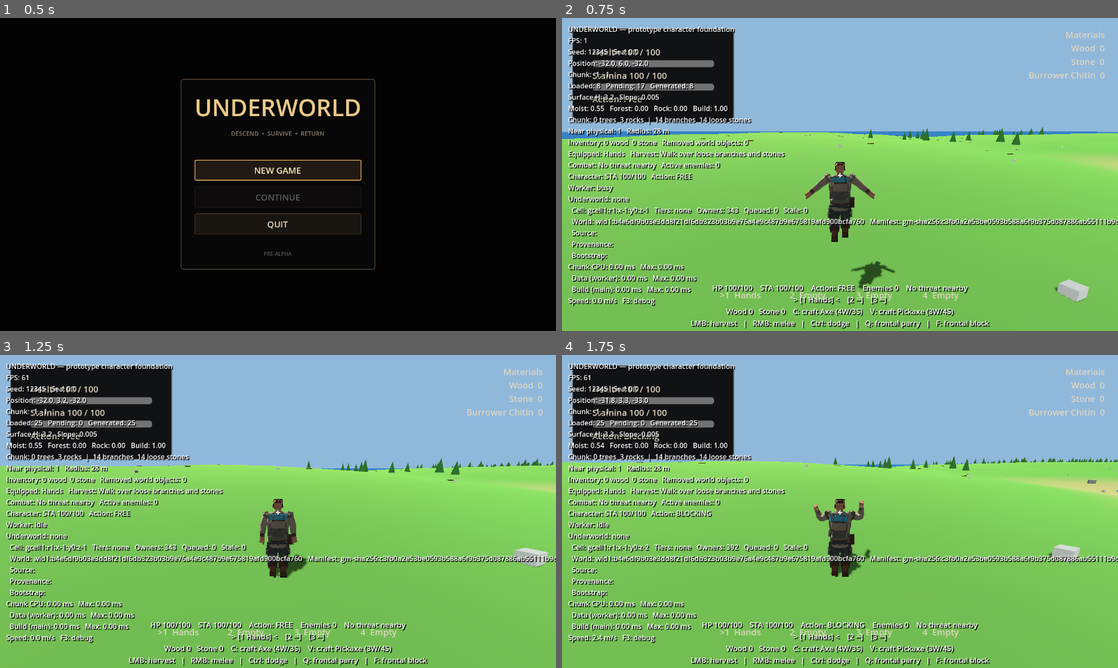
Above: before the commit, frames 1-4 (two rows, left to right).
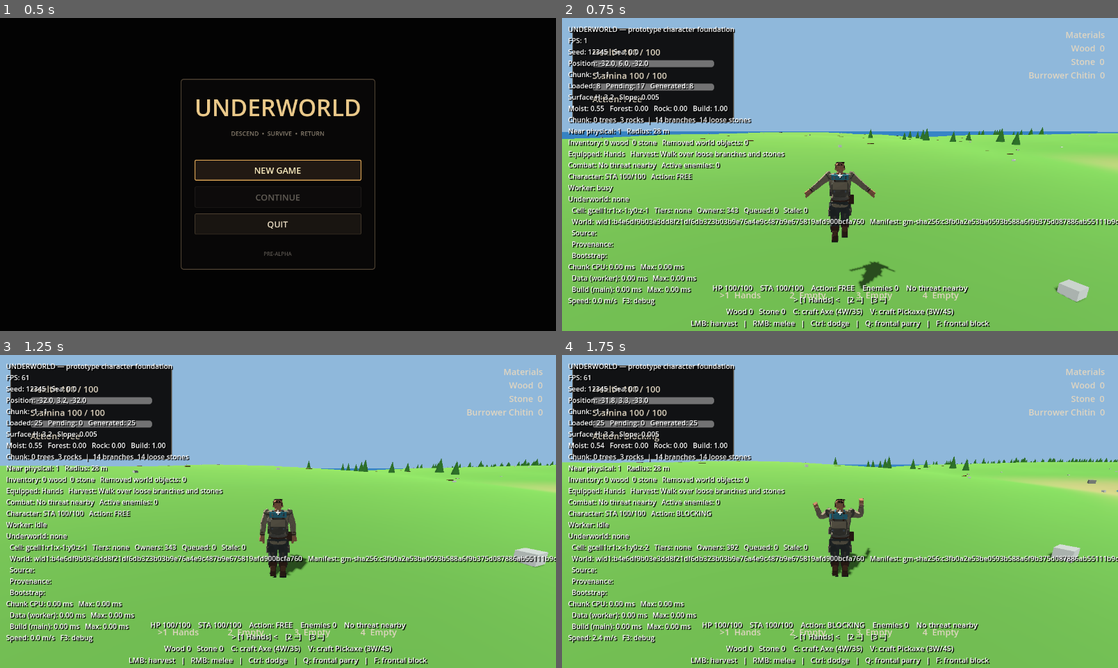
Above: after the commit, the same moments.

Repository: KevinRabbe/underworld
Game: Godot game, scene res://app/app_root.tscn
Two runs of this game, one before a commit and one after it. Both use one fixed random seed, a clock stepped at 60 frames per second and the inputs below.
Inputs (mouse positions are in pixels of both pictures, inside the frame that each line leads up to):
- Up to frame 1 (0.5 s): no input
- Up to frame 2 (0.75 s): click "NEW GAME" at 0.5 s
- Up to frame 3 (1.25 s): no input
- Up to frame 4 (1.75 s): tap Enter at 1.25 s; move the mouse to (867, 511) at 1.27 s; hold W (move_forward) from 1.28 s (still down); hold F (block) from 1.28 s (still down); click (867, 511) at 1.42 s; tap Space (jump) at 1.52 s

Frame 1 is identical in both runs. In frame 2, 0.5% of the frame differs, in the area x 43-60%, y 46-87%; in frame 3, 0.4%; in frame 4, 0.5%.

Commit message:
CHAR-PRESENT-001: converge body proportions on reference

Diff:
--- a/presentation/characters/faceted/faceted_humanoid_body_profile.gd
+++ b/presentation/characters/faceted/faceted_humanoid_body_profile.gd
@@ -10,23 +10,27 @@
 @export var profile_id: String = ""
 @export var revision: int = CONTRACT_REVISION
 @export var height: float = 1.80
-@export var shoulder_width: float = 0.58
-@export var chest_width: float = 0.48
-@export var chest_depth: float = 0.30
-@export var waist_width: float = 0.38
-@export var pelvis_width: float = 0.42
-@export var thigh_diameter: float = 0.20
-@export var calf_diameter: float = 0.16
-@export var ankle_width: float = 0.10
-@export var foot_length: float = 0.28
-@export var foot_width: float = 0.12
-@export var head_width: float = 0.21
-@export var head_depth: float = 0.22
-@export var head_height: float = 0.30
-@export var torso_length: float = 0.68
-@export var leg_length: float = 0.82
-@export var arm_length: float = 0.69
-@export var arm_mass: float = 1.0
+# The baseline intentionally follows the locked turnaround rather than a
+# generic broad mannequin: roughly 7.2 heads tall, longer legs, a compact
+# torso, and enough shoulder width for the expedition layers without the
+# previous blocky superhero taper.
+@export var shoulder_width: float = 0.555
+@export var chest_width: float = 0.455
+@export var chest_depth: float = 0.285
+@export var waist_width: float = 0.355
+@export var pelvis_width: float = 0.395
+@export var thigh_diameter: float = 0.185
+@export var calf_diameter: float = 0.145
+@export var ankle_width: float = 0.095
+@export var foot_length: float = 0.275
+@export var foot_width: float = 0.115
+@export var head_width: float = 0.195
+@export var head_depth: float = 0.205
+@export var head_height: float = 0.250
+@export var torso_length: float = 0.650
+@export var leg_length: float = 0.900
+@export var arm_length: float = 0.715
+@export var arm_mass: float = 0.94
 @export var outfit_shell_offset: float = 0.018
 
 
@@ -107,21 +111,21 @@
 	var shoulder_y := leg + torso
 	return {
 		"sole_y": 0.0,
-		"foot_top_y": leg * 0.165,
+		"foot_top_y": leg * 0.155,
 		"ankle_y": leg * 0.105,
 		"calf_low_y": leg * 0.22,
-		"calf_mass_y": leg * 0.38,
+		"calf_mass_y": leg * 0.37,
 		"knee_y": leg * 0.55,
-		"thigh_mass_y": leg * 0.78,
+		"thigh_mass_y": leg * 0.79,
 		"hip_y": leg,
-		"pelvis_y": leg + torso * 0.16,
-		"waist_y": leg + torso * 0.34,
-		"lower_chest_y": leg + torso * 0.56,
-		"chest_y": leg + torso * 0.81,
+		"pelvis_y": leg + torso * 0.15,
+		"waist_y": leg + torso * 0.32,
+		"lower_chest_y": leg + torso * 0.55,
+		"chest_y": leg + torso * 0.78,
 		"shoulder_y": shoulder_y,
-		"neck_y": shoulder_y + head * 0.08,
-		"jaw_y": shoulder_y + head * 0.40,
-		"brow_y": shoulder_y + head * 0.67,
+		"neck_y": shoulder_y + head * 0.06,
+		"jaw_y": shoulder_y + head * 0.34,
+		"brow_y": shoulder_y + head * 0.71,
 		"crown_y": height,
 		"arm_length": arm_length * scale_factor,
 	}
@@ -147,33 +151,50 @@
 
 
 func _sample_half_width(t: float) -> float:
-	if t < 0.08:
+	var landmark := anatomy_landmarks()
+	var height_m := clampf(t, 0.0, 1.0) * height
+	var foot_top := float(landmark["foot_top_y"])
+	var calf_mass := float(landmark["calf_mass_y"])
+	var knee := float(landmark["knee_y"])
+	var hip := float(landmark["hip_y"])
+	var waist := float(landmark["waist_y"])
+	var shoulder := float(landmark["shoulder_y"])
+	if height_m < foot_top:
 		return foot_width * 0.5
-	if t < 0.24:
-		return lerpf(ankle_width * 0.5, calf_diameter * 0.5, inverse_lerp(0.08, 0.24, t))
-	if t < 0.45:
-		return lerpf(calf_diameter * 0.5, thigh_diameter * 0.5, inverse_lerp(0.24, 0.45, t))
-	if t < 0.57:
-		return lerpf(pelvis_width * 0.5, waist_width * 0.5, inverse_lerp(0.45, 0.57, t))
-	if t < 0.80:
-		return lerpf(waist_width * 0.5, shoulder_width * 0.5, inverse_lerp(0.57, 0.80, t))
+	if height_m < calf_mass:
+		return lerpf(ankle_width * 0.5, calf_diameter * 0.5, inverse_lerp(foot_top, calf_mass, height_m))
+	if height_m < knee:
+		return lerpf(calf_diameter * 0.5, thigh_diameter * 0.48, inverse_lerp(calf_mass, knee, height_m))
+	if height_m < hip:
+		return lerpf(thigh_diameter * 0.48, pelvis_width * 0.5, inverse_lerp(knee, hip, height_m))
+	if height_m < waist:
+		return lerpf(pelvis_width * 0.5, waist_width * 0.5, inverse_lerp(hip, waist, height_m))
+	if height_m < shoulder:
+		return lerpf(waist_width * 0.5, shoulder_width * 0.5, inverse_lerp(waist, shoulder, height_m))
 	return head_width * 0.5
 
 
 func _sample_half_depth(t: float) -> float:
-	if t < 0.08:
+	var landmark := anatomy_landmarks()
+	var height_m := clampf(t, 0.0, 1.0) * height
+	var foot_top := float(landmark["foot_top_y"])
+	var hip := float(landmark["hip_y"])
+	var shoulder := float(landmark["shoulder_y"])
+	if height_m < foot_top:
 		return foot_length * 0.5
-	if t < 0.45:
-		return lerpf(ankle_width * 0.55, thigh_diameter * 0.55, inverse_lerp(0.08, 0.45, t))
-	if t < 0.80:
+	if height_m < hip:
+		return lerpf(ankle_width * 0.55, thigh_diameter * 0.55, inverse_lerp(foot_top, hip, height_m))
+	if height_m < shoulder:
 		return chest_depth * 0.5
 	return head_depth * 0.5
 
 
 func _semantic_for_height(t: float) -> String:
-	if t < 0.08: return "feet"
-	if t < 0.45: return "legs"
-	if t < 0.80: return "torso"
+	var landmark := anatomy_landmarks()
+	var height_m := clampf(t, 0.0, 1.0) * height
+	if height_m < float(landmark["foot_top_y"]): return "feet"
+	if height_m < float(landmark["hip_y"]): return "legs"
+	if height_m < float(landmark["shoulder_y"]): return "torso"
 	return "head"
 
 
